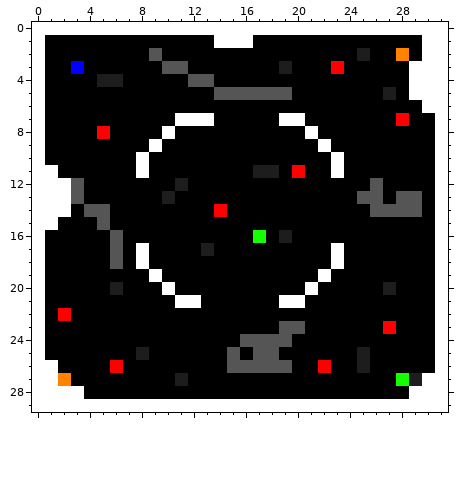
Two states of a pixel-art sprite, res/map_01.png. Above, as it was before the edit.
The file is 32x30 pixels.
The same view after the edit:
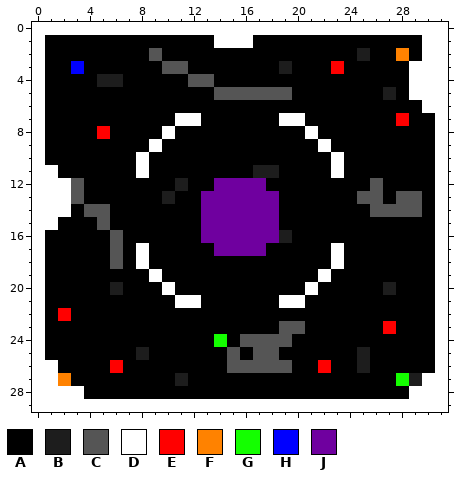
Palette (. is transparent): A #000000  B #1d1d1d  C #555555  D #ffffff  E #ff0000  F #ff8200  G #14ff00  H #0000ff  J #6f009f
Edits made:
y 7: x 13 D -> A
y 11: x 20 E -> A
y 12: x 14..17 AAAA -> JJJJ
y 13: x 13..18 AAAAAA -> JJJJJJ
y 14: x 13..18 AEAAAA -> JJJJJJ
y 15: x 13..18 AAAAAA -> JJJJJJ
y 16: x 13..18 AAAAGA -> JJJJJJ
y 17: x 13..17 BAAAA -> AJJJJ
y 24: x 14 A -> G
Boxes around the changes in both pictures, in picture pixels (x1, y1, x2, y2):
changed: (201, 113, 214, 126)
changed: (201, 165, 305, 256)
changed: (214, 334, 227, 347)
